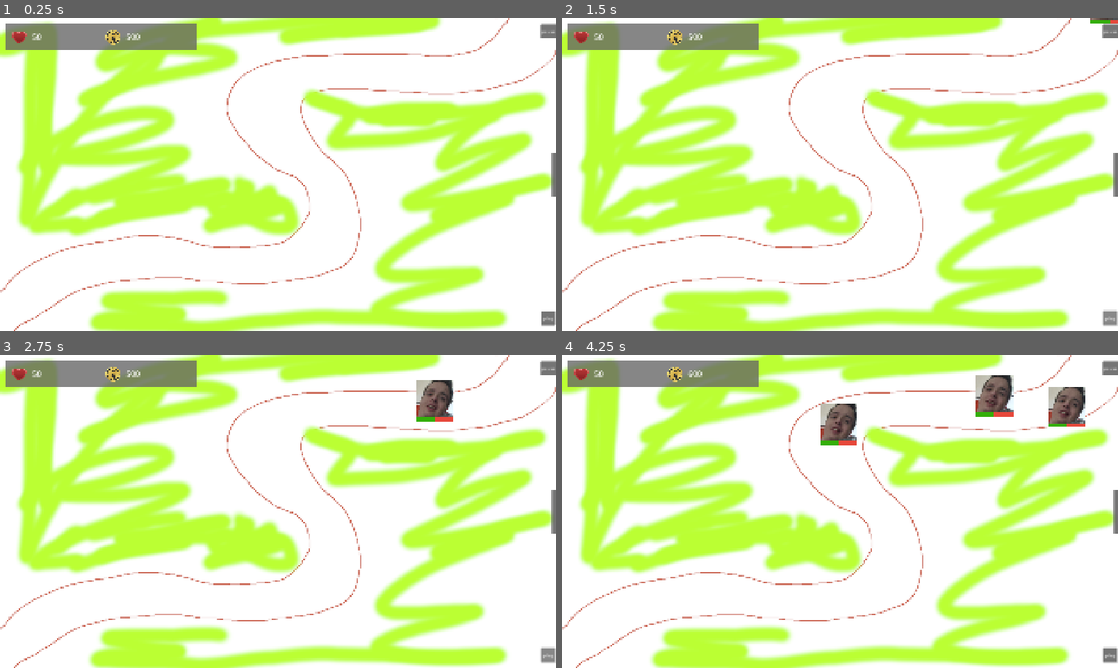
Above: before the commit, frames 1-4 (two rows, left to right).
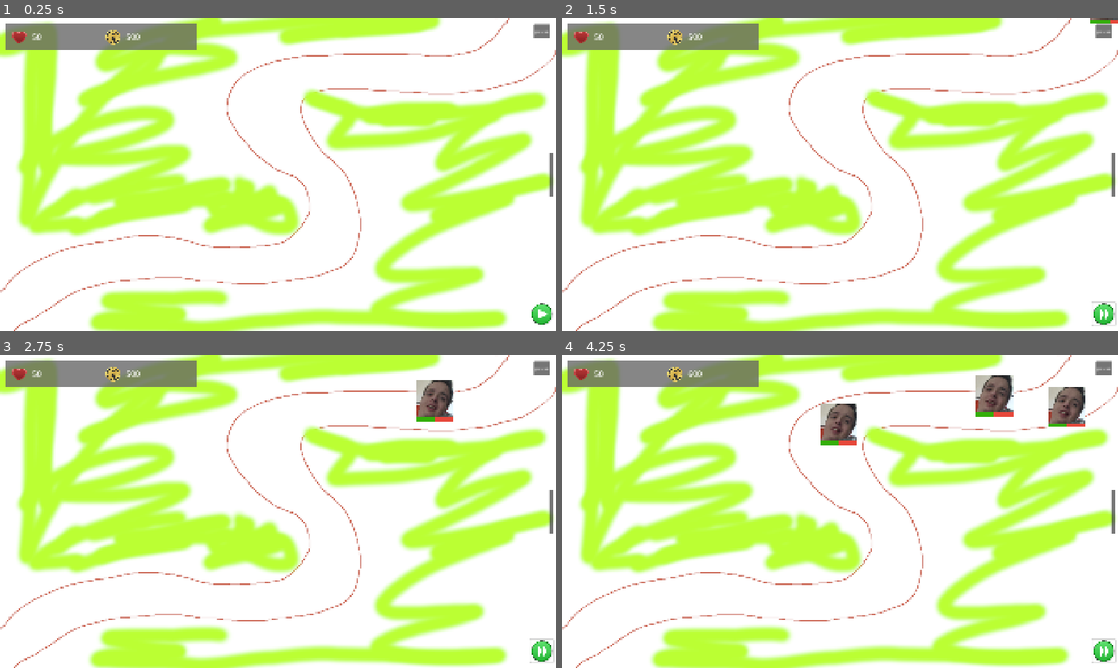
Above: after the commit, the same moments.

Repository: AstroFP/BrainRot-Tower-Defense
Game: Godot game, scene res://scenes/levels/test_level.tscn
Same seed, same stepped clock (60 frames per second), same inputs: the game is played once before the commit and once after it.
Inputs (mouse positions are in pixels of both pictures, inside the frame that each line leads up to; where the layout moved, square brackets give the same spot in the first picture):
- Up to frame 1 (0.25 s): no input
- Up to frame 2 (1.5 s): click "pause" at 0.5 s; click (1101, 312) [1112, 318] at 1.25 s
- Up to frame 3 (2.75 s): click (539, 649) [550, 655] at 2 s
- Up to frame 4 (4.25 s): click (1101, 649) [1112, 655] at 2.75 s; move the mouse to (962, 495) at 3.52 s; tap A (add_cash) at 3.6 s; click (962, 495) at 3.67 s

The runs differ from the first frame. In frame 1, 0.5% of the frame differs, in the area x 95-100%, y 1-99%; in frame 2, 0.6%; in frame 3, 0.6%; in frame 4, 0.6%.

Commit message:
feat: Add play and fast forward button icons, update new UI elements  interactions with tower placement

Diff:
--- a/scenes/ui/ui.tscn
+++ b/scenes/ui/ui.tscn
@@ -1,10 +1,11 @@
-[gd_scene load_steps=8 format=3 uid="uid://dx21gmg74ok58"]
+[gd_scene load_steps=9 format=3 uid="uid://dx21gmg74ok58"]
 
 [ext_resource type="Script" uid="uid://p704y804ilip" path="res://scripts/ui/ui_manager.gd" id="1_f5cxw"]
 [ext_resource type="Script" uid="uid://dp3vwacdwcwb4" path="res://scripts/buy_menu_manager.gd" id="1_u7n8c"]
 [ext_resource type="Script" uid="uid://cydr451m3h3lq" path="res://scenes/ui/resources_panel.gd" id="3_0dwhk"]
 [ext_resource type="Script" uid="uid://cpyc1d248rktr" path="res://scripts/ui/play_btn.gd" id="3_7vp6q"]
 [ext_resource type="Texture2D" uid="uid://ckok8l2ekcfew" path="res://assets/sprites/ui/heart.png" id="3_g5kmx"]
+[ext_resource type="Texture2D" uid="uid://dlk8a52y78vmp" path="res://assets/sprites/ui/play_btn.png" id="3_jcn1r"]
 [ext_resource type="Texture2D" uid="uid://bs6obqfnecq1v" path="res://assets/sprites/ui/rotcoin.png" id="5_0dwhk"]
 [ext_resource type="Script" uid="uid://ct5j6a4vnfb62" path="res://scripts/ui/game_over_panel.gd" id="6_pfayw"]
 
@@ -64,6 +65,7 @@
 [node name="RightMenuBtnContainer" type="MarginContainer" parent="UIContainer/UI/TowerBuyMenuWrapper"]
 layout_mode = 2
 theme_override_constants/margin_top = 20
+theme_override_constants/margin_right = 10
 theme_override_constants/margin_bottom = 20
 
 [node name="PauseBtn" type="Button" parent="UIContainer/UI/TowerBuyMenuWrapper/RightMenuBtnContainer"]
@@ -80,11 +82,14 @@
 size_flags_vertical = 4
 
 [node name="PlayBtn" type="Button" parent="UIContainer/UI/TowerBuyMenuWrapper/RightMenuBtnContainer"]
-custom_minimum_size = Vector2(50, 50)
+custom_minimum_size = Vector2(80, 80)
 layout_mode = 2
 size_flags_horizontal = 4
 size_flags_vertical = 8
-text = "play"
+icon = ExtResource("3_jcn1r")
+flat = true
+icon_alignment = 1
+expand_icon = true
 script = ExtResource("3_7vp6q")
 
 [node name="TowerBuyMenu" type="MarginContainer" parent="UIContainer/UI/TowerBuyMenuWrapper"]
--- a/scripts/buy_menu_manager.gd
+++ b/scripts/buy_menu_manager.gd
@@ -17,6 +17,8 @@
 @onready var playable_area = $"../PlayableArea"
 @onready var tower_name_label = $TowerBuyMenu/TowerBuyMenyItemsWrapper/TowerBuyMenuItems/TowerNameLabel
 @onready var buy_menu_tower_list = $TowerBuyMenu/TowerBuyMenyItemsWrapper/TowerBuyMenuItems/BuyMenuTowerScroll/BuyMenuTowerList
+@onready var pause_btn = $RightMenuBtnContainer/PauseBtn
+@onready var play_btn = $RightMenuBtnContainer/PlayBtn
 
 
 func _ready():
@@ -34,7 +36,7 @@
 func _input(event):
 	if event is InputEventScreenTouch:
 		var pos = event.position
-		if playable_area.get_global_rect().has_point(pos) && !tower_buy_menu.get_global_rect().has_point(pos) && !toggle_tower_buy_menu_btn.get_global_rect().has_point(pos):
+		if playable_area.get_global_rect().has_point(pos) && !tower_buy_menu.get_global_rect().has_point(pos) && !toggle_tower_buy_menu_btn.get_global_rect().has_point(pos) && !pause_btn.get_global_rect().has_point(pos) && !play_btn.get_global_rect().has_point(pos):
 			tower_buy_menu.visible = false
 
 
--- a/scripts/game_manager.gd
+++ b/scripts/game_manager.gd
@@ -67,6 +67,7 @@
 
 	if all_paths_empty && !wave_spawning_in_progress:
 		wave_in_progress = false
+		ui.change_play_btn_icon_to_play()
 
 	if Input.is_action_just_pressed("add_cash"): # d
 		level_resources.update_current_cash(100)
@@ -178,5 +179,6 @@
 func _on_play_btn_pressed():
 	if current_wave < max_waves:
 			if !wave_in_progress:
+				ui.change_play_btn_icon_to_fast_forward()
 				spawn_wave(current_wave-1)
 				current_wave += 1
--- a/scripts/tower_placement_manager.gd
+++ b/scripts/tower_placement_manager.gd
@@ -26,6 +26,8 @@
 var tower_buy_menu: MarginContainer
 var playable_area: MarginContainer
 var toggle_buy_menu_btn: Button
+var pause_menu_btn: Button
+var play_btn: Button
 
 func _ready():
 	# setup process mode
@@ -35,6 +37,9 @@
 	tower_buy_menu = ui.find_child("TowerBuyMenu")
 	playable_area = ui.find_child("PlayableArea")
 	toggle_buy_menu_btn = ui.find_child("ToggleTowerBuyMenuBtn")
+	pause_menu_btn = ui.find_child("PauseBtn")
+	play_btn = ui.find_child("PlayBtn")
+
 
 	# connect selected tower signal
 	ui.find_child("TowerBuyMenuWrapper").connect("selected_tower",_on_selected_tower)
@@ -84,7 +89,7 @@
 				spawned_tower.place_tower()
 				tower_selected = null
 				spawned_tower = null
-				tower_buy_menu.visible = true
+				show_right_ui_menu()
 
 
 func _input(event):
@@ -92,26 +97,26 @@
 		var pos = event.position
 		is_touching_inside_play_area = playable_area.get_global_rect().has_point(pos)
 		is_touching_buy_menu = tower_buy_menu.get_global_rect().has_point(pos)
-		is_touching_toggle_buy_menu_btn = toggle_buy_menu_btn.get_global_rect().has_point(pos)
+		is_touching_toggle_buy_menu_btn = toggle_buy_menu_btn.get_global_rect().has_point(pos) || pause_menu_btn.get_global_rect().has_point(pos) || play_btn.get_global_rect().has_point(pos)
 
 	if  (is_touching_buy_menu || !is_touching_inside_play_area) && spawned_tower:
 		spawned_tower.queue_free()
 		tower_selected = null
-		tower_buy_menu.visible = true
+		show_right_ui_menu()
 
 	if is_tower_ready_to_spawn && !is_touching_buy_menu:
-		tower_buy_menu.visible = false
+		hide_right_ui_menu()
 		spawn_tower()
 
 	if is_tower_ready_to_spawn && !is_touching_inside_play_area:
 		tower_selected = null
 		is_tower_ready_to_spawn = false
-		tower_buy_menu.visible = true
+		show_right_ui_menu()
 
 	if is_tower_ready_to_spawn && is_touching_toggle_buy_menu_btn:
 		tower_selected = null
 		is_tower_ready_to_spawn = false
-		tower_buy_menu.visible = true
+		show_right_ui_menu()
 
 	if event is InputEventScreenTouch:
 		is_dragging = event.is_pressed()
@@ -140,3 +145,13 @@
 
 func _on_tower_placed(tower_stats):
 	emit_signal("selected_tower_placed",tower_stats)
+
+func hide_right_ui_menu():
+	tower_buy_menu.visible = false
+	play_btn.visible = false
+	pause_menu_btn.visible = false
+
+func show_right_ui_menu():
+	tower_buy_menu.visible = true
+	play_btn.visible = true
+	pause_menu_btn.visible = true
--- a/scripts/ui/play_btn.gd
+++ b/scripts/ui/play_btn.gd
@@ -1,11 +1,22 @@
 class_name PlayButton
 extends Button
 
+const PLAY_BTN = preload("res://assets/sprites/ui/play_btn.png")
+const FAST_FORWARD_BTN = preload("res://assets/sprites/ui/fast_forward_btn.png")
+
 # Called when the node enters the scene tree for the first time.
 func _ready():
-	pass # Replace with function body.
+	icon = PLAY_BTN
 
 
 # Called every frame. 'delta' is the elapsed time since the previous frame.
 func _process(_delta):
 	pass
+
+
+func change_icon_to_play():
+	icon = PLAY_BTN
+
+
+func change_icon_to_fast_forwad():
+	icon = FAST_FORWARD_BTN
--- a/scripts/ui/ui_manager.gd
+++ b/scripts/ui/ui_manager.gd
@@ -31,13 +31,22 @@
 func update_money_count(amount: int):
 	resources_panel.update_money_count(amount)
 
+
 func update_health_count(amount: int):
 	resources_panel.update_health_count(amount)
+
 
 func show_game_over_panel(waves_survived: int):
 	game_over_panel.show_game_over_panel(waves_survived)
 
 
+func change_play_btn_icon_to_play():
+	play_btn.change_icon_to_play()
+
+func change_play_btn_icon_to_fast_forward():
+	play_btn.change_icon_to_fast_forwad()
+
+
 # signal handlers
 func _on_play_btn_pressed():
 	emit_signal("play_btn_pressed")
Binary file added: assets/sprites/ui/fast_forward_btn.png
Not shown, added: assets/sprites/ui/fast_forward_btn.png.import
Binary file added: assets/sprites/ui/play_btn.png
Not shown, added: assets/sprites/ui/play_btn.png.import
